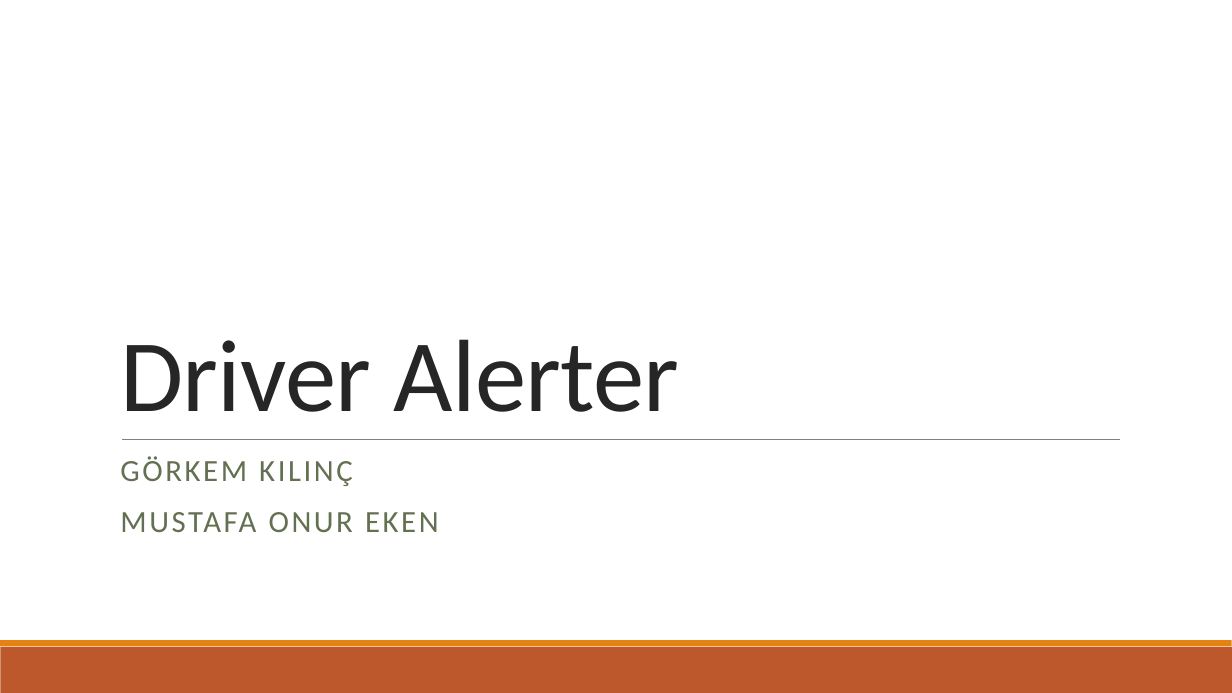
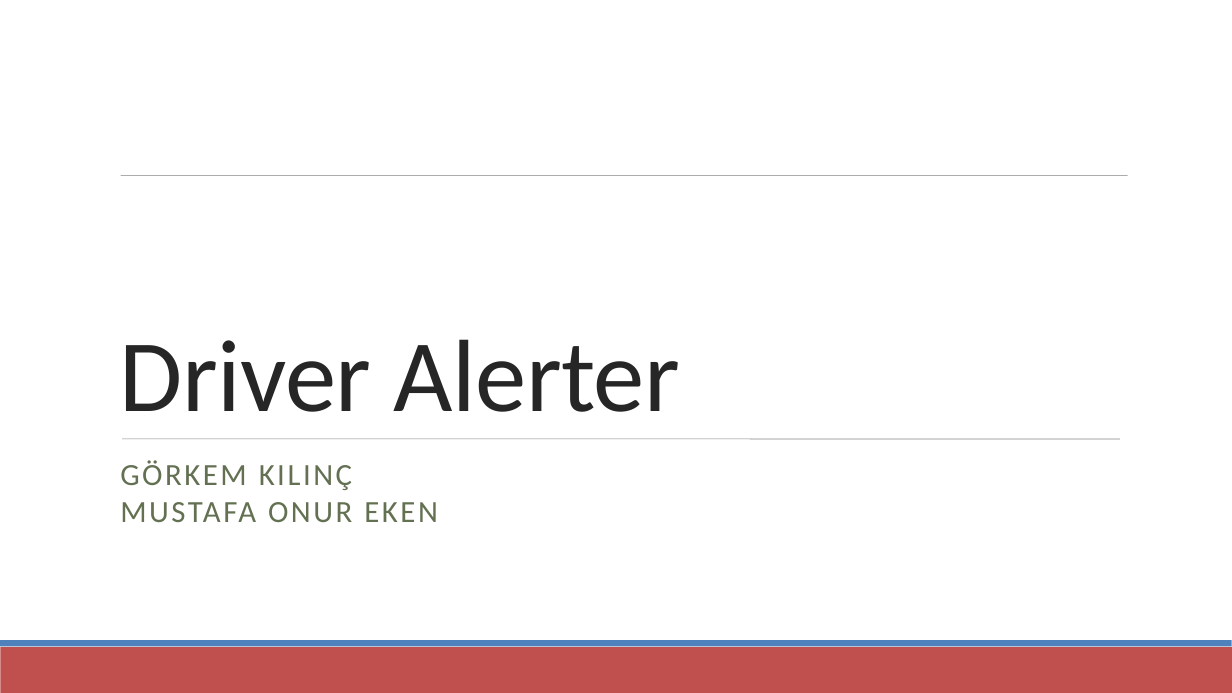
Before and after one commit to grkem1/InnovationHack, a slide deck: slide 1 of presentation.pptx. Drawn at 1232x693 pixels with LibreOffice and Linux fonts; fonts in the diff are those of the drawing. Boxes give left, top, right and bottom in pixels: in the first picture for what was removed or moved away, otherwise in the second. Text is boxed around its words. In the diff, an @@ line names an element or a change of style, - is before the commit and + after.

```diff
--- a/presentation.pptx
+++ b/presentation.pptx
@@ line added from (121, 176) to (1128, 176), #808080 0.51 pt @@
@@ line (122, 439) - (1120, 439): stroke #808080 0.5 pt to #808080 0.51 pt @@
@@ text "GÖRKEM KILINÇ" at (120, 460, 438, 522): line spacing 0.9 to 1; less space between paragraphs @@
@@ rectangle at (0, 647, 1232, 693): fill #BD582C to #C0504D @@
@@ rectangle at (0, 640, 1232, 647): fill #E48312 to #4F81BD @@
```
Also in this commit, not shown: 1 other slide changed, 5 slides added, 1 slide removed, 1 other file.
